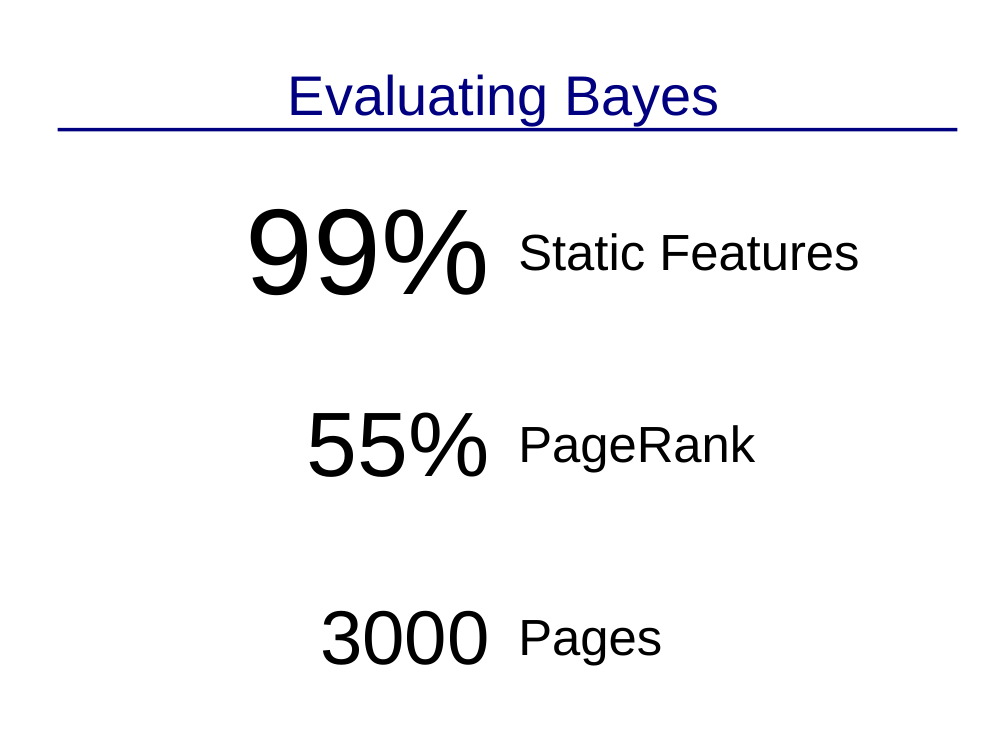
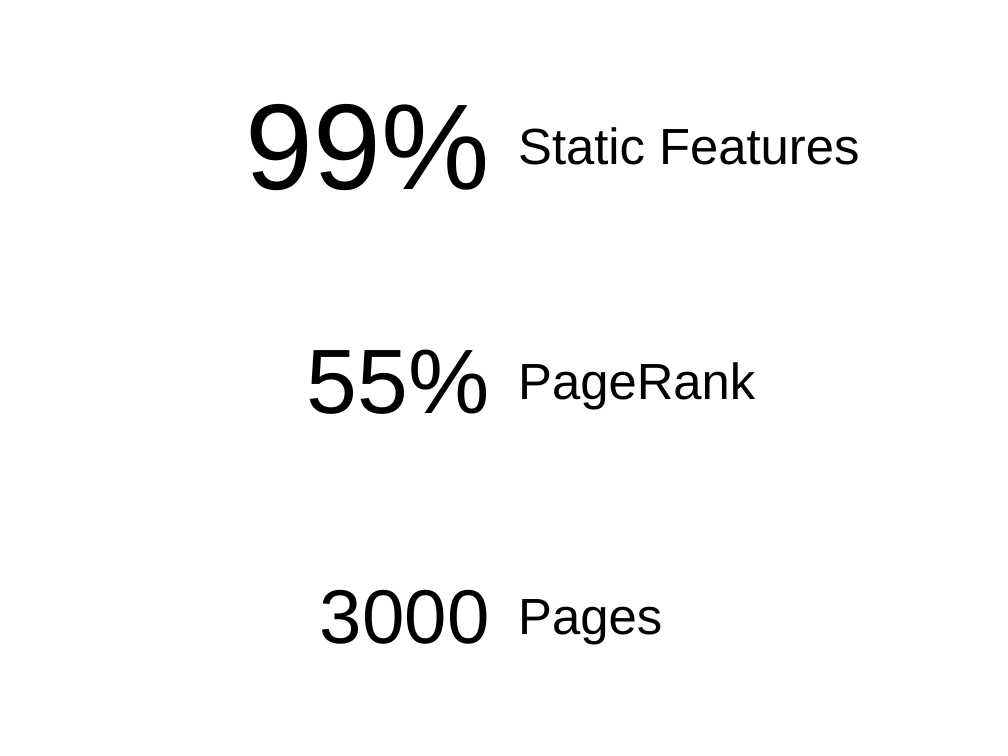
Before and after one commit to kp368/Dissertation-Project, a slide deck: slide 12 of progpres.odp (slide 10 before the commit). Drawn at 1008x756 pixels with LibreOffice and Linux fonts; fonts in the diff are those of the drawing. Boxes give left, top, right and bottom in pixels: in the first picture for what was removed or moved away, otherwise in the second. Text is boxed around its words. In the diff, an @@ line names an element or a change of style, - is before the commit and + after.

Commit message:
Final presentation

```diff
--- a/progpres.odp
+++ b/progpres.odp
@@ table: place and size @@
-table at bbox=[69, 156, 939, 735]
+table at bbox=[50, 30, 958, 735]
@@ title removed at bbox=[288, 74, 719, 125] @@
-Evaluating Bayes
@@ line removed from (58, 130) to (958, 130) @@
```
Also in this commit, not shown: 9 slides added, 6 slides removed.
